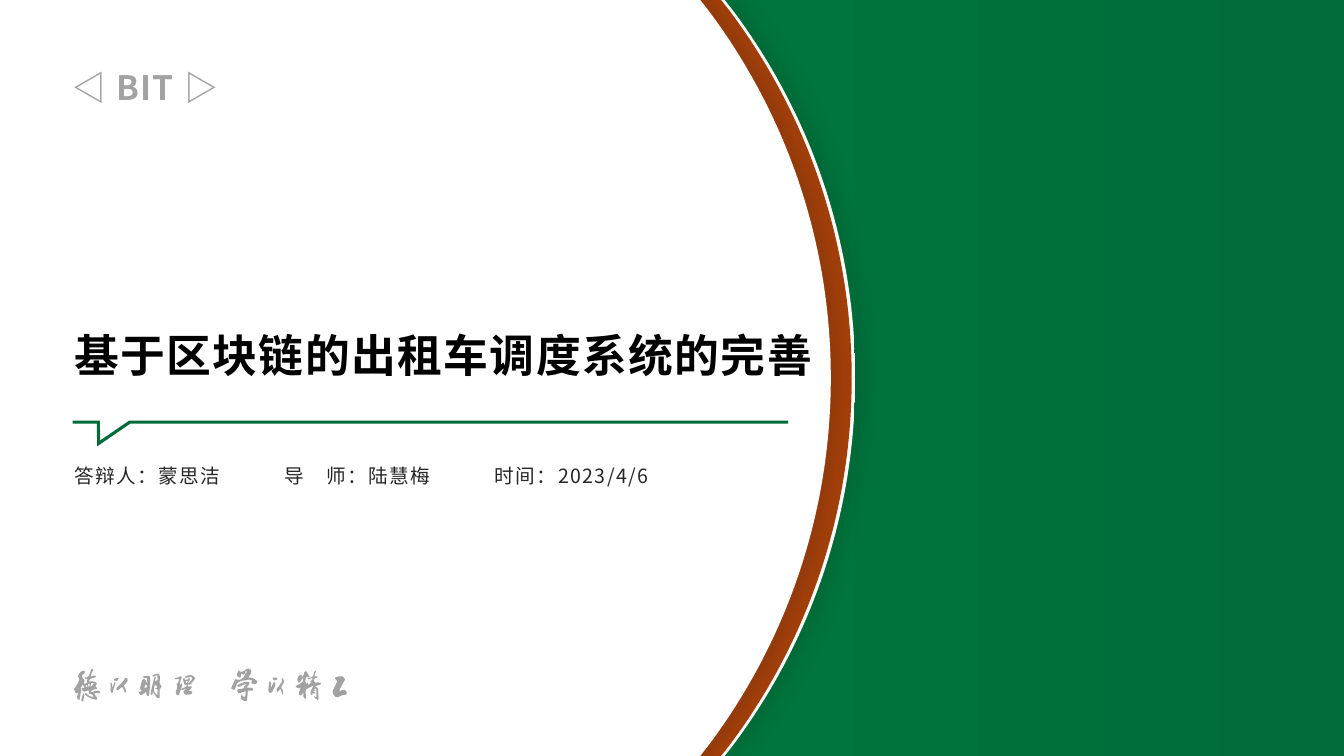
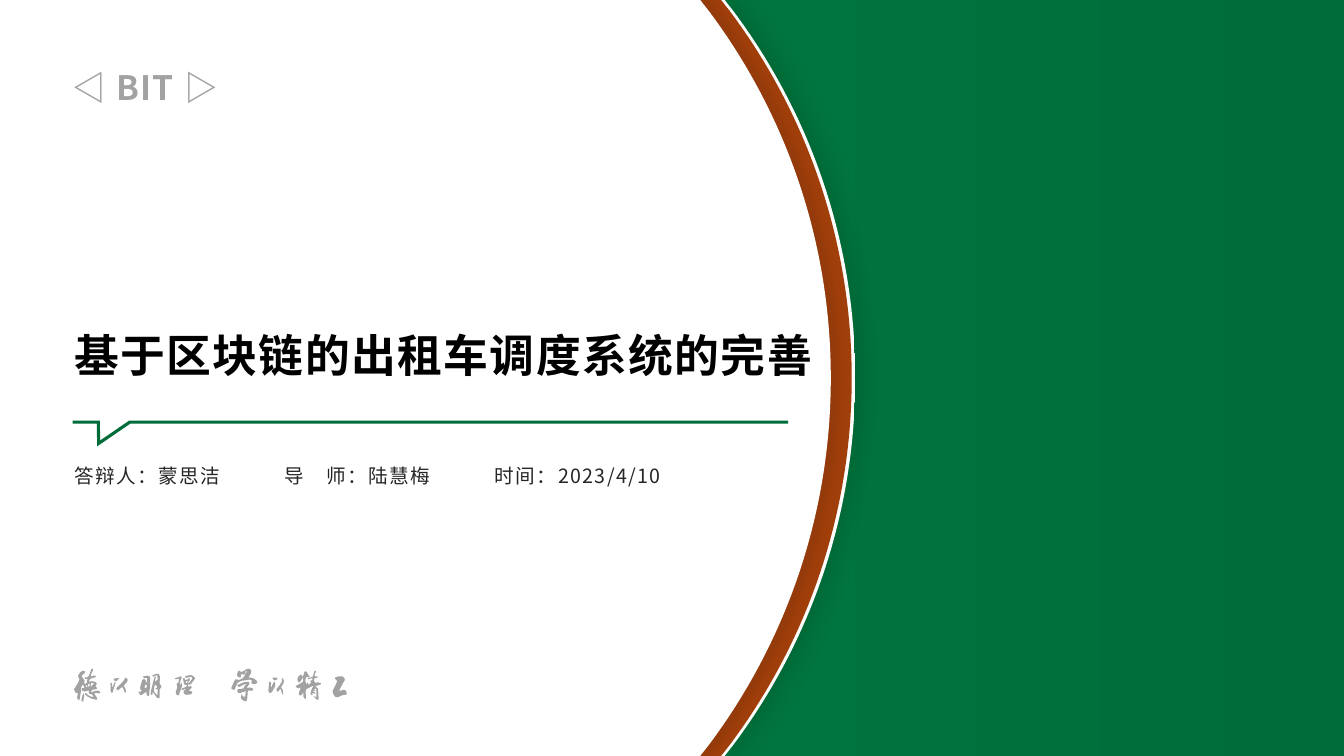
Before and after one commit to LancerEnk/GraduationDesign, a slide deck: slide 1 of doc/中期/中期_msj.pptx. Drawn at 1344x756 pixels with LibreOffice and Linux fonts; fonts in the diff are those of the drawing; background and template pictures are left out. Boxes give left, top, right and bottom in pixels: in the first picture for what was removed or moved away, otherwise in the second. Text is boxed around its words. In the diff, an @@ line names an element or a change of style, - is before the commit and + after.

```diff
--- a/doc/中期/中期_msj.pptx
+++ b/doc/中期/中期_msj.pptx
@@ text at [74, 466, 661, 487]: text changed @@
-答辩人：蒙思洁 导 师：陆慧梅 时间：2023/4/6
+答辩人：蒙思洁 导 师：陆慧梅 时间：2023/4/10
```
Also in this commit, not shown: 4 other slides changed, 1 other file.
